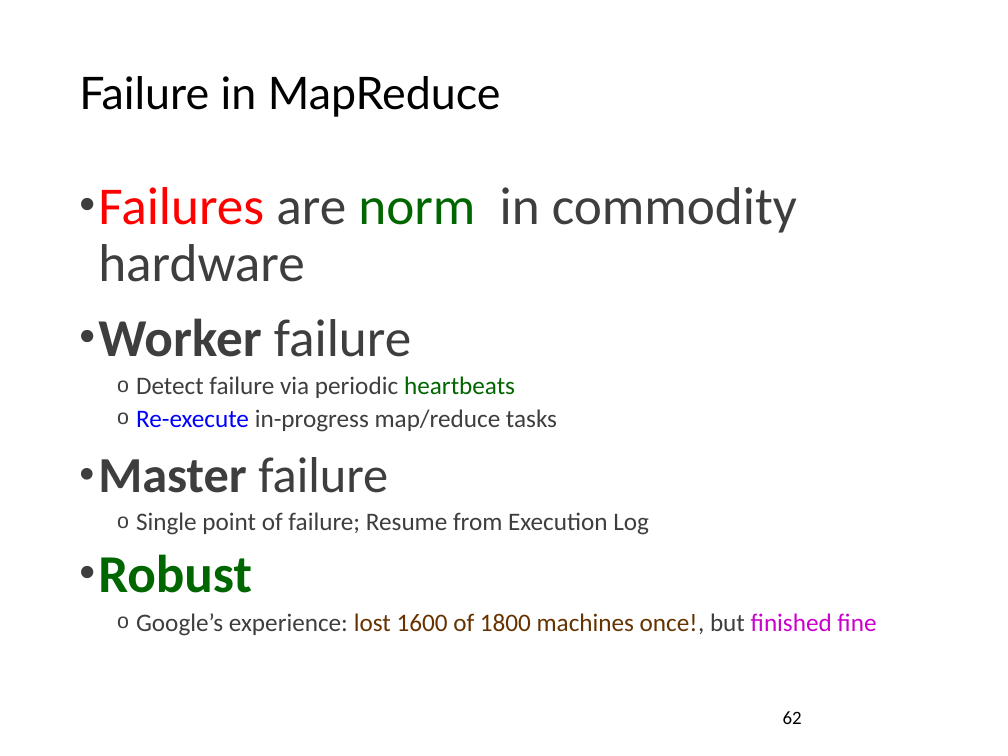
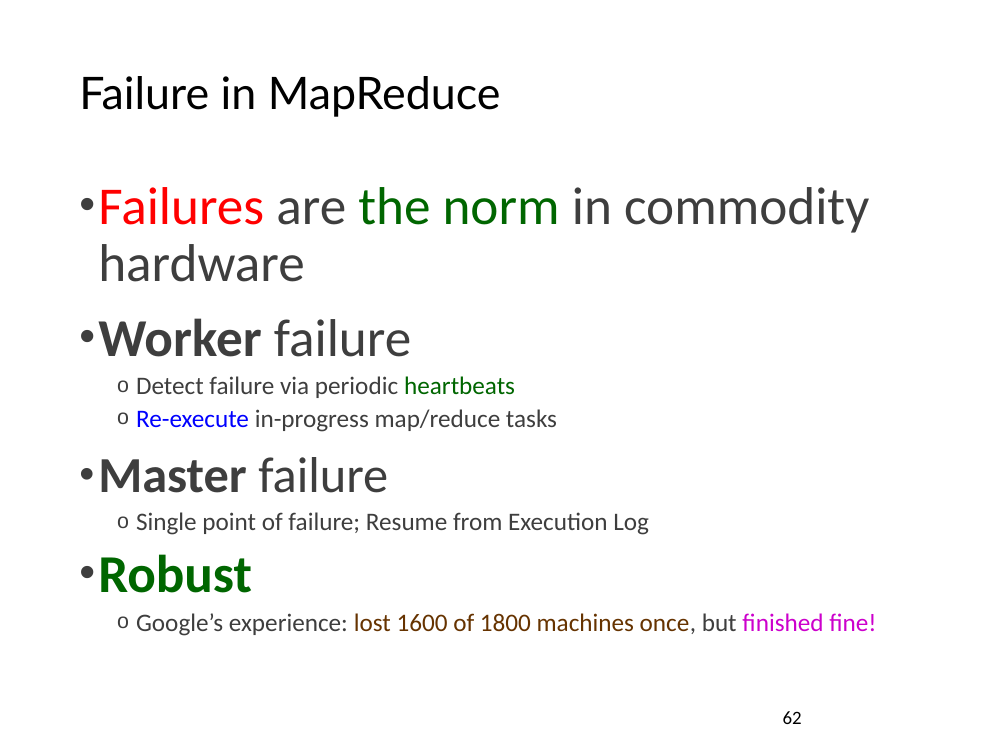
Before and after one commit to mahmoudparsian/big-data-modeling, a slide deck: slide 62 of slides/mapreduce/mapreduce_by_Mahmoud_Parsian/03_introduction_to_mapreduce.pptx. Drawn at 1008x756 pixels with LibreOffice and Linux fonts; fonts in the diff are those of the drawing; background and template pictures are left out. Boxes give left, top, right and bottom in pixels: in the first picture for what was removed or moved away, otherwise in the second. Text is boxed around its words. In the diff, an @@ line names an element or a change of style, - is before the commit and + after.

```diff
--- a/slides/mapreduce/mapreduce_by_Mahmoud_Parsian/03_introduction_to_mapreduce.pptx
+++ b/slides/mapreduce/mapreduce_by_Mahmoud_Parsian/03_introduction_to_mapreduce.pptx
@@ text at <box>98,187,869,282</box>: text changed @@
-• Failures are norm in commodity hardware
+• Failures are the norm in commodity hardware
@@ text at <box>136,613,876,636</box>: text changed @@
-  o Google’s experience: lost 1600 of 1800 machines once!, but finished fine
+  o Google’s experience: lost 1600 of 1800 machines once, but finished fine!
```
Also in this commit, not shown: 19 other slides changed, 11 other files.
